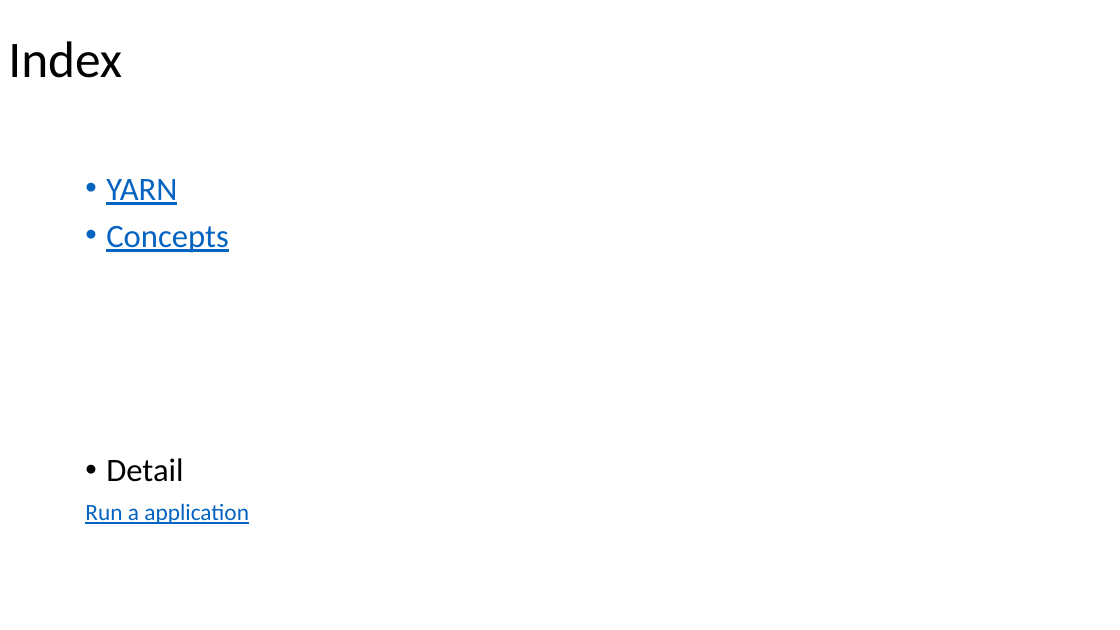
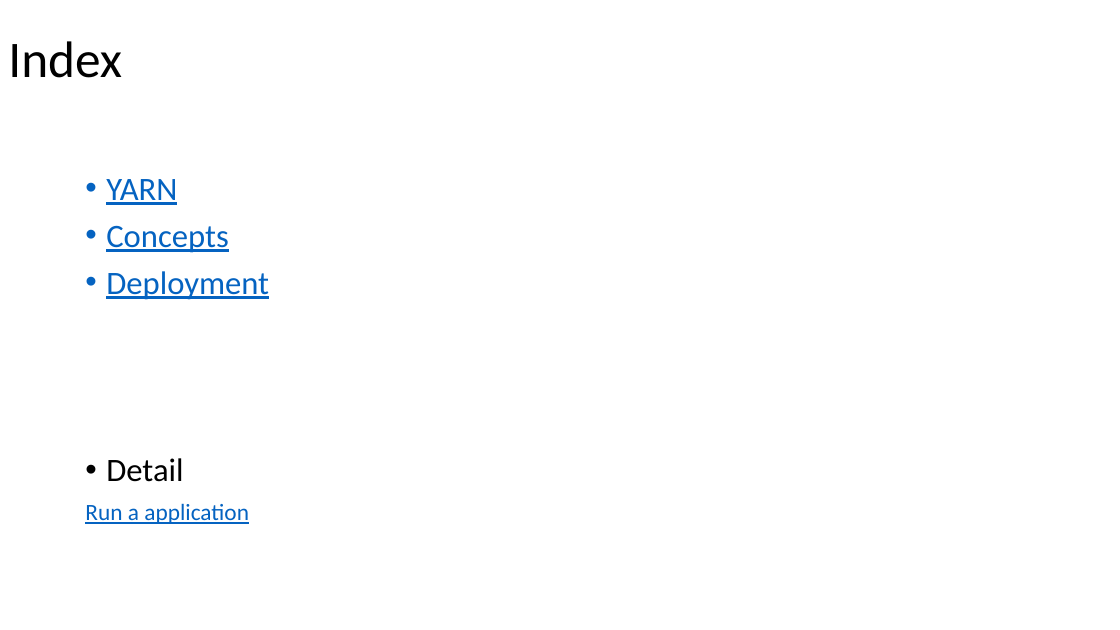
Before and after one commit to Swrrt/Samza-Documents, a slide deck: slide 3 of Documentation/SamzaStructure.pptx. Drawn at 1120x630 pixels with LibreOffice and Linux fonts; fonts in the diff are those of the drawing. Boxes give left, top, right and bottom in pixels: in the first picture for what was removed or moved away, otherwise in the second. Text is boxed around its words. In the diff, an @@ line names an element or a change of style, - is before the commit and + after.

```diff
--- a/Documentation/SamzaStructure.pptx
+++ b/Documentation/SamzaStructure.pptx
@@ text at bbox=[106, 271, 269, 300]: paragraph added @@
+• Deployment
```
Also in this commit, not shown: 3 other slides changed, 9 slides added.
